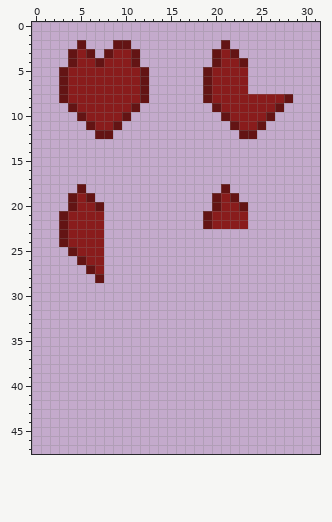
Two versions of one pixel-art sprite, Art/hearts.png. Above is the file before it was changed.
The file is 32x48 pixels.
The result:
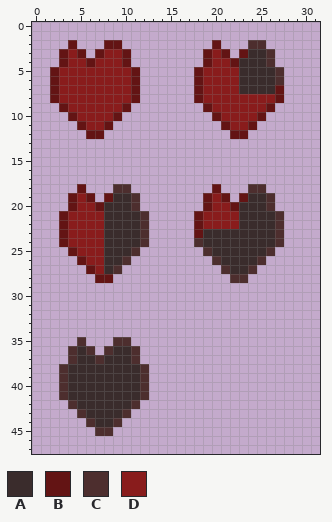
Palette (. is transparent): A #3a2c2c  B #631414  C #4d2e2e  D #891c1c
Difference:
Colour A now appears in rows 3 to 4 at x 24 to 25; in rows 5 to 7 at x 24 to 26; in row 19 at x 9 to 10 and 24 to 25; in row 20 at x 8 to 10 and 24 to 25; in rows 21 to 22 at x 8 to 11 and 24 to 26; in rows 23 to 24 at x 8 to 11 and 19 to 26.
Colour A now appears in row 25 at x 8 to 10 and 20 to 25; in row 26 at x 8 to 9 and 21 to 24; in row 27 at x 8 and 22 to 23; in row 36 at x 5 and 9 to 10; in row 37 at x 5 to 6 and 8 to 10; in rows 38 to 41 at x 4 to 11.
Colour A now appears in row 42 at x 5 to 10; in row 43 at x 6 to 9; in row 44 at x 7 to 8.
The author changed colour B to colour A in row 4 at x 23; in row 20 at x 23.
The author changed colour D to colour A in rows 5 to 7 at x 23; in rows 21 to 22 at x 23.
Colour B now appears in row 2 at x 4, 8 and 20; in row 3 at x 3, 7, 19 and 23; in row 4 at x 3 and 19; in rows 5 to 6 at x 2 and 18; in row 7 at x 2, 18 and 27; in row 8 at x 2 and 18.
Colour B now appears in row 9 at x 3 and 19; in row 10 at x 4 and 20; in row 11 at x 5 and 21; in row 12 at x 6 and 22; in row 18 at x 20; in row 19 at x 8, 19 and 23.
Colour B now appears in row 20 at x 19; in rows 21 to 23 at x 18; in row 28 at x 8.
The author changed colour D to colour B in row 3 at x 5, 10 and 21; in row 4 at x 6, 10 and 22; in rows 5 to 7 at x 11; in row 8 at x 11 and 27; in row 9 at x 10 and 26; in row 10 at x 9 and 25.
The author changed colour D to colour B in row 11 at x 8 and 24; in row 19 at x 21; in row 20 at x 22.
Colour C now appears in row 2 at x 24 to 25; in rows 3 to 4 at x 26; in rows 5 to 6 at x 27; in row 18 at x 9 to 10 and 24 to 25; in rows 19 to 20 at x 11 and 26; in rows 21 to 23 at x 12 and 27.
Colour C now appears in row 24 at x 12, 18 and 27; in row 25 at x 11, 19 and 26; in row 26 at x 10, 20 and 25; in row 27 at x 9, 21 and 24; in row 28 at x 22 to 23; in row 35 at x 5 and 9 to 10.
Colour C now appears in row 36 at x 4, 6, 8 and 11; in row 37 at x 4, 7 and 11; in rows 38 to 41 at x 3 and 12; in row 42 at x 4 and 11; in row 43 at x 5 and 10; in row 44 at x 6 and 9.
Colour C now appears in row 45 at x 7 to 8.
The author changed colour B to colour D in row 3 at x 4, 8 and 20; in row 4 at x 4, 7 and 20; in rows 5 to 8 at x 3 and 19; in row 9 at x 4 and 20; in row 10 at x 5 and 21; in row 11 at x 6 and 22.
The author changed colour B to colour D in rows 19 to 20 at x 20; in rows 21 to 22 at x 19.
Colour B is removed in row 2 at x 5, 10 and 21; in row 3 at x 6, 11 and 22; in row 4 at x 11; in rows 5 to 7 at x 12; in row 8 at x 12 and 28; in row 9 at x 11 and 27.
Colour B is removed in row 10 at x 10 and 26; in row 11 at x 9 and 25; in row 12 at x 8 and 24; in row 18 at x 21; in row 19 at x 22.
